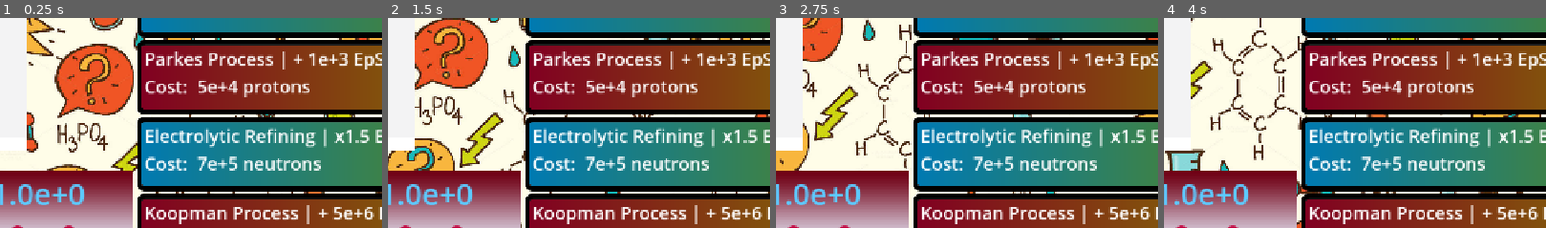
Above: before the commit, frames 1-4 (left to right).
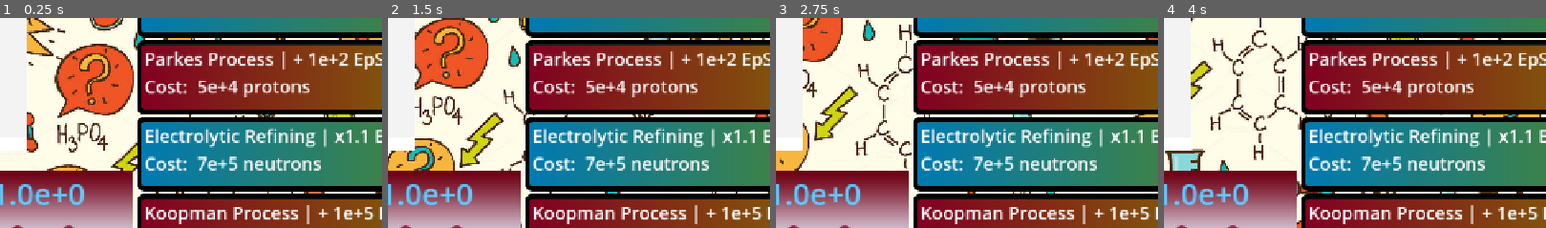
Above: after the commit, the same moments.

Repository: Boarff/ProgrammingGame2025
Game: Godot game, scene res://Scenes/Main.tscn
The game is run twice, just before and just after one commit, with the same random seed, the same clock (stepped at 60 frames per second) and the same inputs.
Inputs (mouse positions are % of the whole screen's width and height, from its top left):
- Up to frame 1 (0.25 s): no input
- Up to frame 2 (1.5 s): click (67, 20) at 0.5 s; click (23, 49) at 1.25 s
- Up to frame 3 (2.75 s): click (67, 20) at 2 s
- Up to frame 4 (4 s): click (23, 49) at 2.75 s; click (67, 20) at 3.5 s
The pictures show only the part of the screen within x 30-80%, y 42-92%; the shares and areas given below are measured in that part.

The runs differ from the first frame. In frame 1, 0.4% of the frame differs, in the area x 87-98%, y 17-97%; in frame 2, 0.4%; in frame 3, 0.4%; in frame 4, 0.4%.

Commit message:
Balanced, ready for feedback

Diff:
--- a/chemistry-clicker/Scenes/scroll.gd
+++ b/chemistry-clicker/Scenes/scroll.gd
@@ -7,7 +7,7 @@
 
 # constants for easy changing of price increase or effects
 const costIncrease = 1.1
-const upgradeEffects = [1, 1.05, 1000, 1.5, 5000000, 5]
+const upgradeEffects = [1, 1.05, 100, 1.1, 100000, 2]
 
 # Function for changing the displayed costs.
 func _laceration_text_change(index, text):
--- a/chemistry-clicker/Scenes/scroll.tscn
+++ b/chemistry-clicker/Scenes/scroll.tscn
@@ -217,7 +217,7 @@
 anchor_bottom = 0.936
 offset_left = -488.228
 offset_right = -156.044
-text = "Parkes Process | + 1e+3 EpS
+text = "Parkes Process | + 1e+2 EpS
 Cost:   "
 label_settings = ExtResource("4_jx8js")
 autowrap_mode = 2
@@ -285,7 +285,7 @@
 anchor_bottom = 0.936
 offset_left = -488.228
 offset_right = -156.044
-text = "Electrolytic Refining | x1.5 EpC
+text = "Electrolytic Refining | x1.1 EpC
 Cost:   "
 label_settings = ExtResource("4_jx8js")
 autowrap_mode = 2
@@ -353,7 +353,7 @@
 anchor_bottom = 0.936
 offset_left = -488.228
 offset_right = -156.044
-text = "Koopman Process | + 5e+6 EpS
+text = "Koopman Process | + 1e+5 EpS
 Cost:   "
 label_settings = ExtResource("4_jx8js")
 autowrap_mode = 2
@@ -422,7 +422,7 @@
 anchor_bottom = 0.936
 offset_left = -488.228
 offset_right = -156.044
-text = "Thermonuclear Refining | x5 EpC
+text = "Thermonuclear Refining | x2 EpC
 Cost:   "
 label_settings = ExtResource("4_jx8js")
 autowrap_mode = 2
